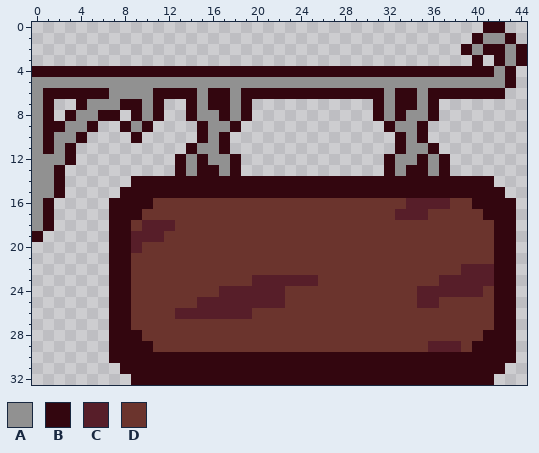
Two states of a pixel-art sprite, Images/UI/Settings/BackSign.png. This is how it looked before the edit.
The file is 45x33 pixels.
Palette (. is transparent): A #919191  B #33060f  C #571e29  D #6b342d
Pixels before, first column x 0:
 0 .........................................BB..
 1 ........................................BAAB.
 2 .......................................BABBAB
 3 ........................................B.BAB
 4 BBBBBBBBBBBBBBBBBBBBBBBBBBBBBBBBBBBBBBBBBBAB.
 5 AAAAAAAAAAAAAAAAAAAAAAAAAAAAAAAAAAAAAAAAAAAB.
 6 ABBBBBBAAAABBBBABBABBBBBBBBBBBBBABBABBBBBBB..
 7 AB..BAAABBAB..BABBAB...........BABBAB........
 8 AB.BAABB.BAB..BAABAB...........BABAAB........
 9 ABBAAB..BAB....BAAB.............BAAB.........
10 ABAAB....B.....BAB...............BAB.........
11 ABAB..........BAAB...............BAAB........
12 AAAB.........BABAAB.............BAABAB.......
13 AAB..........BABBAB.............BABBAB.......
14 AAB......BBBBBBBBBBBBBBBBBBBBBBBBBBBBBBBBB...
15 AAB.....BBBBBBBBBBBBBBBBBBBBBBBBBBBBBBBBBBB..
16 AB.....BBBBDDDDDDDDDDDDDDDDDDDDDDDCCCCDDBBBB.
17 AB.....BBBDDDDDDDDDDDDDDDDDDDDDDDCCCDDDDDBBB.
18 AB.....BBDCCCDDDDDDDDDDDDDDDDDDDDDDDDDDDDDBB.
19 B......BBCCCDDDDDDDDDDDDDDDDDDDDDDDDDDDDDDBB.
20 .......BBCDDDDDDDDDDDDDDDDDDDDDDDDDDDDDDDDBB.
21 .......BBDDDDDDDDDDDDDDDDDDDDDDDDDDDDDDDDDBB.
22 .......BBDDDDDDDDDDDDDDDDDDDDDDDDDDDDDDCCCBB.
23 .......BBDDDDDDDDDDDCCCCCCDDDDDDDDDDDCCCCCBB.
24 .......BBDDDDDDDDCCCCCCDDDDDDDDDDDDCCCCCCDBB.
25 .......BBDDDDDDCCCCCCCCDDDDDDDDDDDDCCDDDDDBB.
26 .......BBDDDDCCCCCCCDDDDDDDDDDDDDDDDDDDDDDBB.
27 .......BBDDDDDDDDDDDDDDDDDDDDDDDDDDDDDDDDDBB.
28 .......BBBDDDDDDDDDDDDDDDDDDDDDDDDDDDDDDDBBB.
29 .......BBBBDDDDDDDDDDDDDDDDDDDDDDDDDCCCDBBBB.
30 .......BBBBBBBBBBBBBBBBBBBBBBBBBBBBBBBBBBBBB.
31 ........BBBBBBBBBBBBBBBBBBBBBBBBBBBBBBBBBBB..
32 .........BBBBBBBBBBBBBBBBBBBBBBBBBBBBBBBBB...
Now the later version:
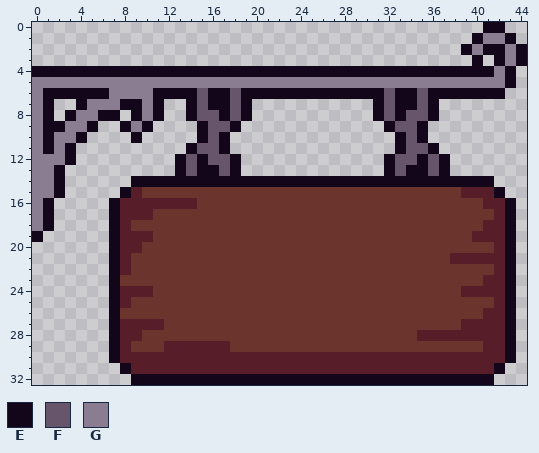
Colours new in this view: E #13051a  F #67566b  G #8a7d91
Diff:
Changed rows in their new state; - is an unchanged pixel.
first column x 0:
 0 -----------------------------------------EE--
 1 ----------------------------------------EGGE-
 2 ---------------------------------------EGEEGE
 3 ----------------------------------------E-EGE
 4 EEEEEEEEEEEEEEEEEEEEEEEEEEEEEEEEEEEEEEEEEEGE-
 5 GGGGGGGGGGGGGGGGGGGGGGGGGGGGGGGGGGGGGGGGGGGE-
 6 GEEEEEEGGGGEEEEFEEFEEEEEEEEEEEEEFEEFEEEEEEE--
 7 GE--EGGGEEGE--EFEEFE-----------EFEEFE--------
 8 GE-EGGEE-EGE--EFFEFE-----------EFEFFE--------
 9 GEEGGE--EGE----EFFE-------------EFFE---------
10 GEGGE----E-----EFE---------------EFE---------
11 GEGE----------EFFE---------------EFFE--------
12 GGGE---------EFEFFE-------------EFFEFE-------
13 GGE----------EFEEFE-------------EFEEFE-------
14 GGE------EEEEEEEEEEEEEEEEEEEEEEEEEEEEEEEEE---
15 GGE-----ECDDDDDDDDDDDDDDDDDDDDDDDDDDDDDCCCE--
16 GE-----ECCCCCCC-------------------DDDD--DCCE-
17 GE-----ECCC----------------------DDD-----DCE-
18 GE-----EC-DDD----------------------------CCE-
19 E------EC--D----------------------------CCCE-
20 -------EC---------------------------------CE-
21 -------EC-----------------------------CCCCCE-
22 -------EC------------------------------DDDCE-
23 -------ED-----------DDDDDD-----------DDDD-CE-
24 -------ECCC------DDDDDD------------DDDD--CCE-
25 -------EC------DDDDDDDD------------DD-----CE-
26 -------ED----DDDDDDD---------------------CCE-
27 -------ECCCC---------------------------CCCCE-
28 -------ECC-------------------------CCCCCCCCE-
29 -------ECDD-CCCCCC------------------DDD-DCCE-
30 -------ECCCCCCCCCCCCCCCCCCCCCCCCCCCCCCCCCCCE-
31 --------ECCCCCCCCCCCCCCCCCCCCCCCCCCCCCCCCCE--
32 ---------EEEEEEEEEEEEEEEEEEEEEEEEEEEEEEEEE---
Changed places in both pictures, as pixel boxes (x1, y1, x2, y2):
changed: (32, 22, 527, 385)
